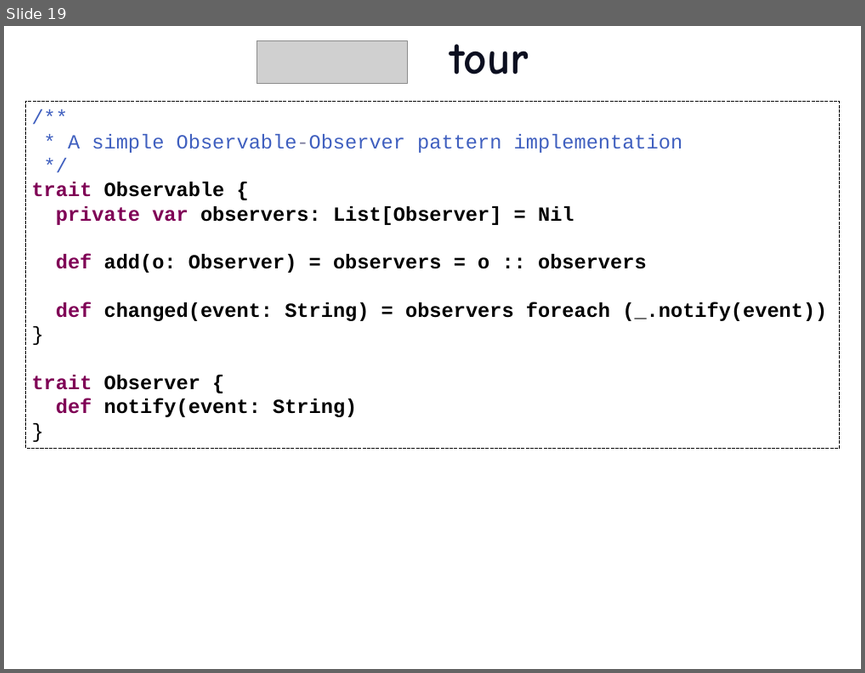
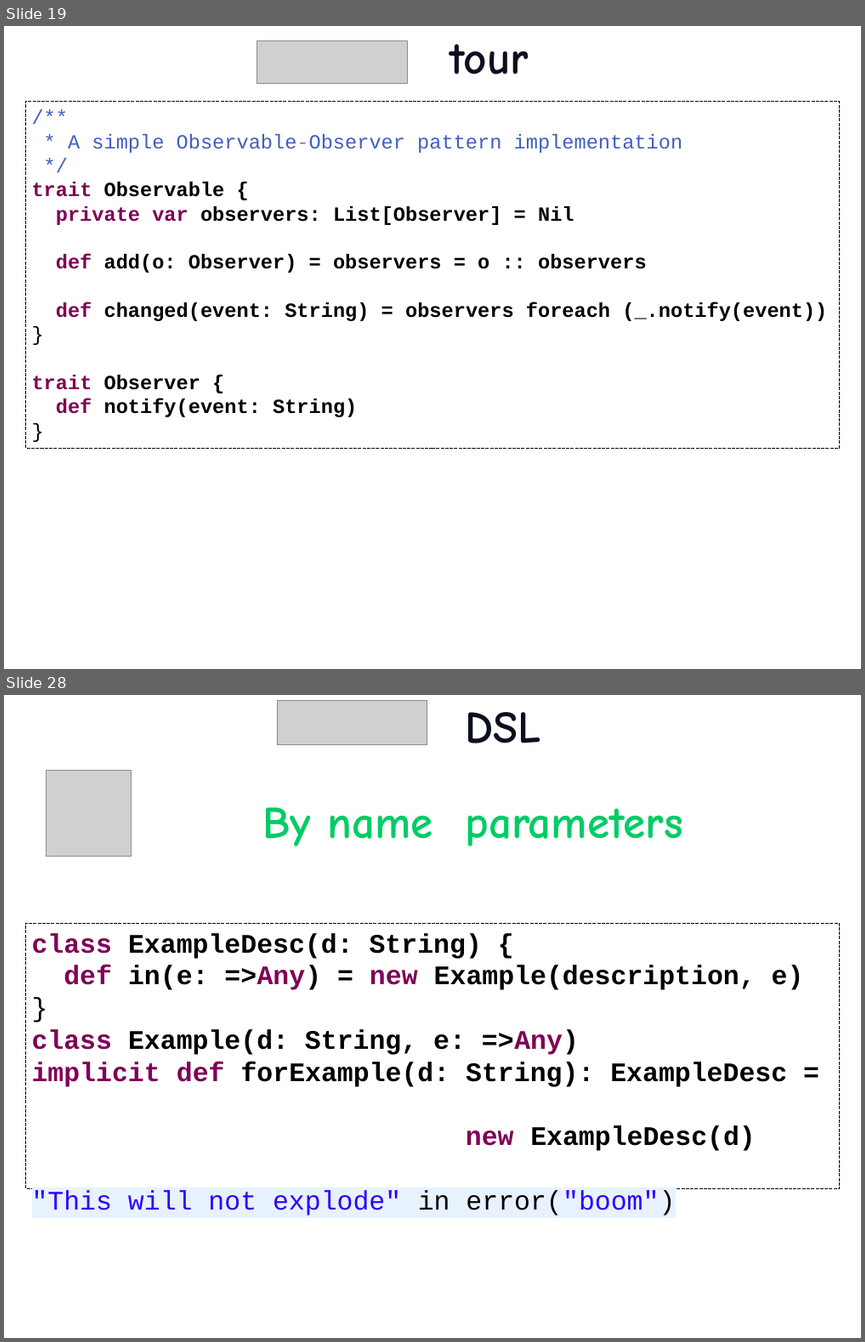
Before and after one commit to etorreborre/oscon-2010, a slide deck: src/main/resources/oscon_2010_specs.pptx. Shown one above the other, each under a label of ours: slide 19 before the commit, slides 19 and 28 after it; the slides between them are not shown. The pictures are 865x673 and 865x1342 pixels, drawn with LibreOffice and Linux fonts; fonts in the diff are those of the drawing; grey boxes stand for pictures; background and template pictures are left out. Boxes give left, top, right and bottom in pixels: in the first picture for what was removed or moved away, otherwise in the second. Text is boxed around its words. In the diff, an @@ line names an element or a change of style, - is before the commit and + after.

Commit message:
finished the mocks and started the implicit defs tips

```diff
--- a/src/main/resources/oscon_2010_specs.pptx
+++ b/src/main/resources/oscon_2010_specs.pptx
@@ slide 28 added at (x1=4, y1=695, x2=861, y2=1338), background picture (left out) @@
@@ picture added at (x1=277, y1=700, x2=427, y2=744) @@
@@ title added at (x1=466, y1=712, x2=541, y2=743), 54 pt, text #0C0F20, bold @@
+DSL
@@ picture added at (x1=46, y1=771, x2=132, y2=856) @@
@@ text added at (x1=263, y1=807, x2=682, y2=846), 54 pt, text #00CC66, bold @@
+By name parameters
@@ rectangle added at (x1=26, y1=923, x2=839, y2=1189), fill #FFFFFF, outline #000000 0.75 pt dashed, 32 pt, text #000000, bold @@
+class ExampleDesc(d: String) {
+def in(e: =>Any) = new Example(description, e)
+}
+class Example(d: String, e: =>Any)
+implicit def forExample(d: String): ExampleDesc =
+new ExampleDesc(d)
+"This will not explode" in error("boom")
```
Also in this commit, not shown: 1 slide changed, 8 other slides added, 4 other files.
